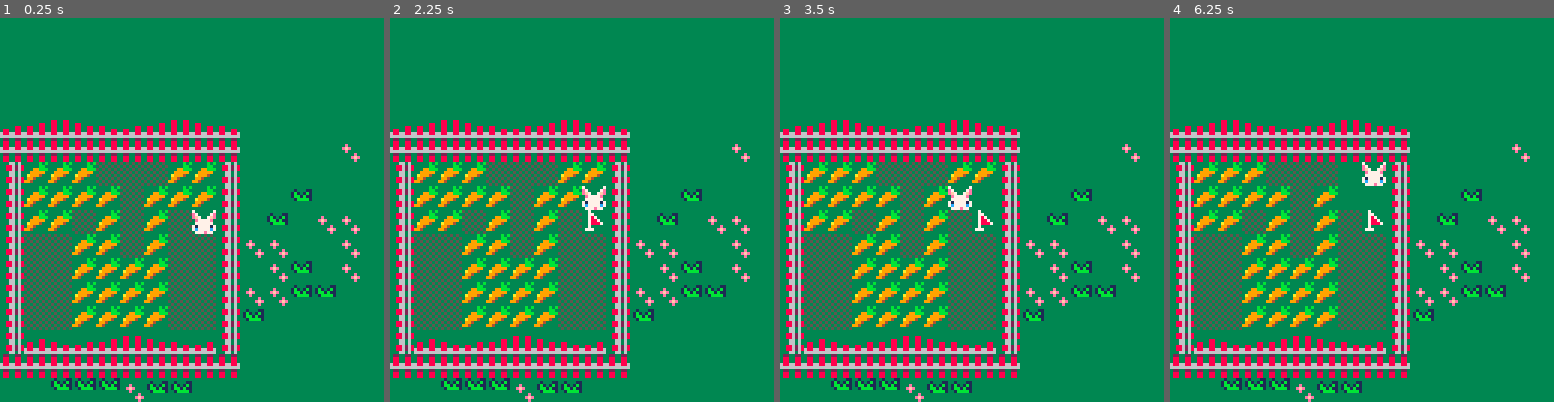
Above: before the commit, frames 1-4 (left to right).
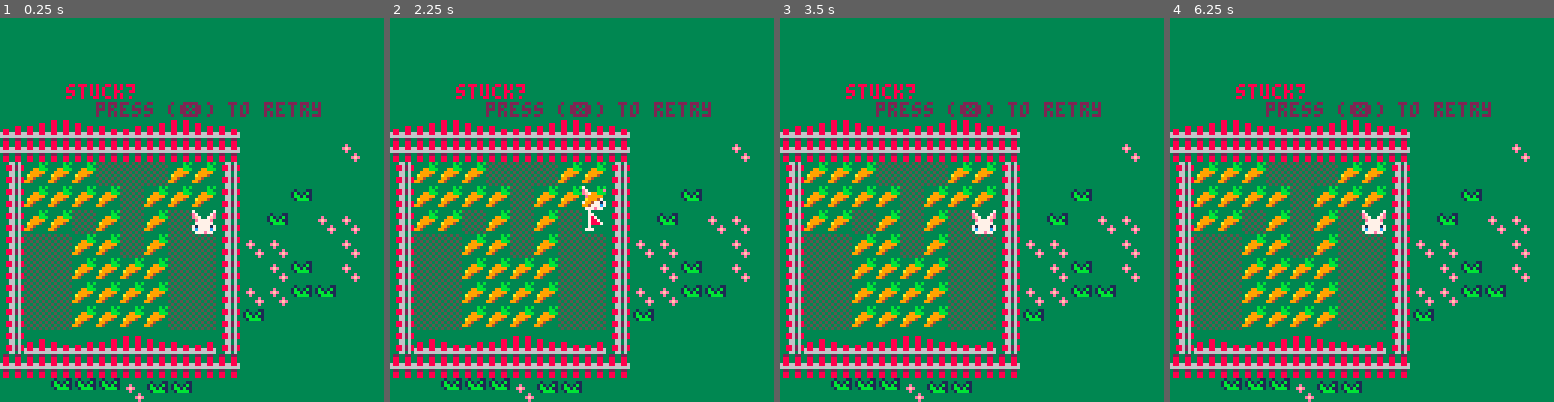
Above: after the commit, the same moments.

Repository: estellerostan/CARROTLAND
Game: PICO-8 cartridge carrotland.p8
The game is run twice, just before and just after one commit, with the same random seed, the same clock (stepped at 60 frames per second) and the same inputs.
Inputs:
- Up to frame 1 (0.25 s): no input
- Up to frame 2 (2.25 s): tap X (X key) at 0.33, 1.07, 1.85 s; tap O (Z key) at 0.7, 1.7, 2.1 s; hold Right 1.6-2.1 s; hold Up from 2.15 s (still down)
- Up to frame 3 (3.5 s): release Up at 2.42 s; hold Right 2.47-3.03 s; tap O (Z key) at 2.5, 2.9, 3.3 s; tap X (X key) at 2.97 s; hold Left from 3.08 s (still down)
- Up to frame 4 (6.25 s): release Left at 3.58 s; hold Down 3.63-3.97 s; tap O (Z key) every 0.4 s from 3.7 to 6.1 s; hold Right 4.02-4.68 s; tap X (X key) at 4.08, 5.2 s; hold Up 4.73-5.03 s; hold Left 5.08-5.68 s; hold Down 5.73-6.03 s; hold Right from 6.08 s (still down)

The runs differ from the first frame. In frame 1, 1.2% of the frame differs, in the area x 17-84%, y 17-26%; in frame 2, 1.4%; in frame 3, 2.0%; in frame 4, 2.3%, in the area x 17-84%, y 17-57%.

Commit message:
Add a restart button

Diff:
--- a/carrotland.p8
+++ b/carrotland.p8
@@ -6,11 +6,12 @@
 
 -- todo :
 -- 5. score :
---    based on time
---    + number of carrots eaten
+--     based on time
+--     + number of carrots eaten
 -- 6. basic animations
 --    music
--- 7. retry + cleanup game
+-- 7. retry :
+--     reset score
 -- 8. win animation
 -- 9. start screen art
 
@@ -22,6 +23,24 @@
 -- level creator
 
 function _update()
+ -- reset game
+	if(btnp(5)) then -- retry btn
+	 p_x = 64
+	 p_y = 64
+
+		local start = 48
+		local pas = 18
+		drawcarr(64,start,pas-8)
+		drawcarr(56,start,pas-8)
+		drawcarr(48,start+8,pas*2+8)
+		drawcarr(40,80,pas)
+		drawcarr(32,start+8,pas*2+8)
+		drawcarr(24,start,pas-8)
+		drawcarr(24,72,pas+8)
+		drawcarr(16,start,pas)
+		drawcarr(8,start,pas)
+	end
+
  -- player movements :
  -- can only walk on carrots
 	if(btnp(0)) then
@@ -79,6 +98,9 @@
 	for c in all(carrots) do
 	 spr(2, c.x, c.y)
 	end
+
+	print("stuck?", 22, 22,8)
+	print("press (❎) to retry", 32, 28,2)
 end
 
 function _init()
